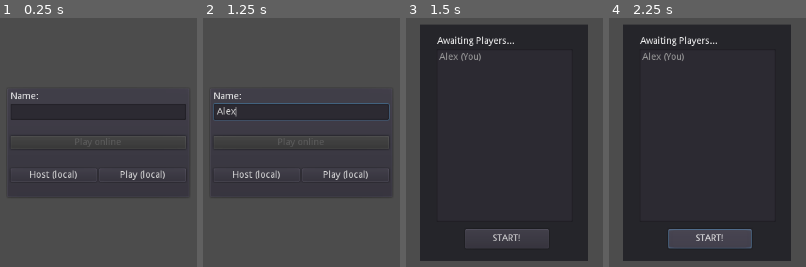
Above: before the commit, frames 1-4 (left to right).
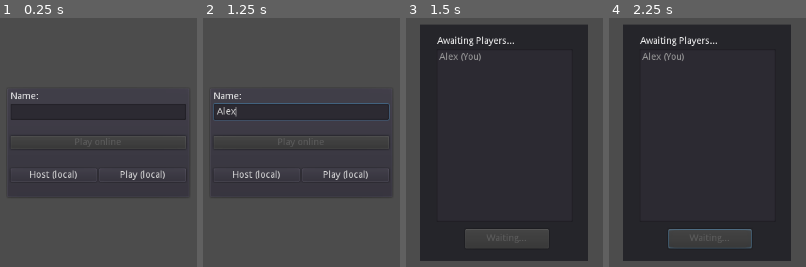
Above: after the commit, the same moments.

Repository: matzebond/FetchTogether
Game: Godot game, scene res://scenes/screens/lobby.tscn
Two runs of this game, one before a commit and one after it. Both use one fixed random seed, a clock stepped at 60 frames per second and the inputs below.
Inputs (mouse positions are in pixels of both pictures, inside the frame that each line leads up to):
- Up to frame 1 (0.25 s): no input
- Up to frame 2 (1.25 s): click (301, 112) at 0.52 s; type "Alex" at 0.6 s
- Up to frame 3 (1.5 s): click "Host (local)" at 1.25 s
- Up to frame 4 (2.25 s): click (709, 239) at 2 s, where only the run before the commit has a clickable "START!"

Frames 1-2 are identical in both runs. In frame 3, 0.3% of the frame differs, in the area x 41-61%, y 86-91%; in frame 4, 0.2%.

Commit message:
Only leader can start game

Diff:
--- a/autoloads/State.gd
+++ b/autoloads/State.gd
@@ -20,6 +20,7 @@
 # Names for remote players in id:name format.
 var players = {}
 var players_ready = []
+remote var leader = null
 
 # Signals to let lobby GUI know what's going on.
 signal player_list_changed()
@@ -33,6 +34,12 @@
     # Registration of a client beings here, tell the connected player that we are here.
     if true_player:
         rpc_id(id, "register_player", player_name)
+
+    # send leader id to connected players
+    if get_tree().is_network_server():
+        if not leader:
+            leader = id
+        rset_id(id, "leader", leader)
 
 
 # Callback from SceneTree.
@@ -83,6 +90,7 @@
     players.erase(id)
     emit_signal("player_list_changed")
 
+
 remote func pre_start_game(spawn_points, new_seed):
     Rand.set_seed(new_seed)
 
@@ -152,6 +160,9 @@
         peer = NetworkedMultiplayerENet.new()
         peer.create_server(DEFAULT_PORT, MAX_PEERS)
     get_tree().set_network_peer(peer);
+
+    if true_player:
+        leader = 1
 
 
 func join_game(ip, new_player_name):
@@ -186,6 +197,11 @@
     if not get_tree().is_network_server():
         rpc_id(1, "begin_game")
         return
+
+    if get_tree().get_rpc_sender_id() != leader:
+        print("%s is trying to start the game bus is not the leader" % players[get_tree().get_rpc_sender_id()])
+        return
+
     print("Beginning new game")
 
     # Create a dictionary with peer id and respective spawn points, could be improved by randomizing.
@@ -216,6 +232,7 @@
     emit_signal("game_ended")
     players.clear()
     players_ready.clear()
+    leader = null
     get_tree().set_refuse_new_network_connections(false)
 
 
--- a/scenes/screens/lobby.gd
+++ b/scenes/screens/lobby.gd
@@ -108,7 +108,9 @@
     for p in players:
         listPlayers.add_item(p)
 
-    btnStart.disabled = false
+    if State.leader != get_tree().get_network_unique_id():
+        btnStart.disabled = true
+        btnStart.text = "Waiting..."
 
 func _on_start_pressed():
     State.begin_game()
